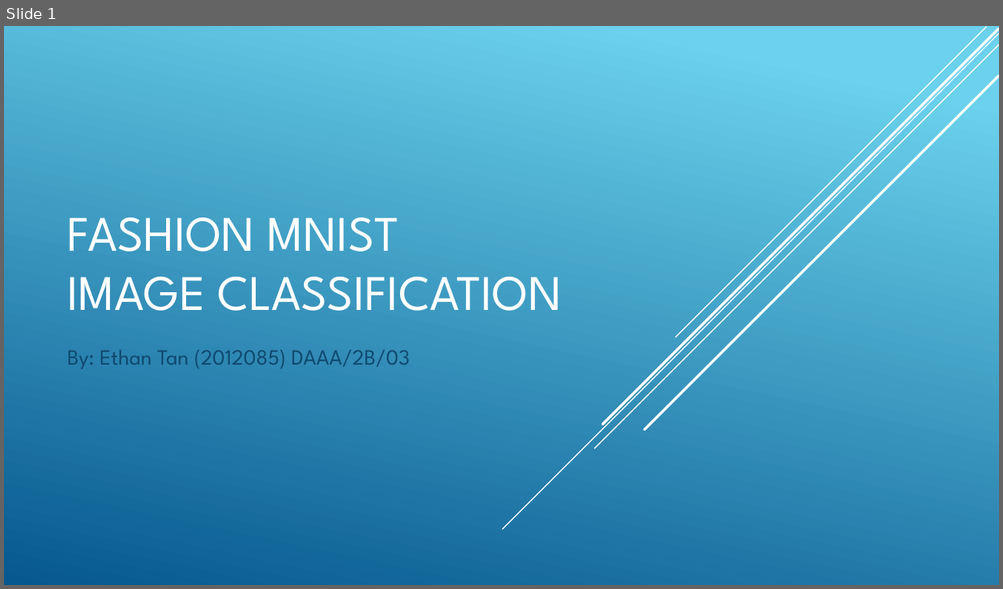
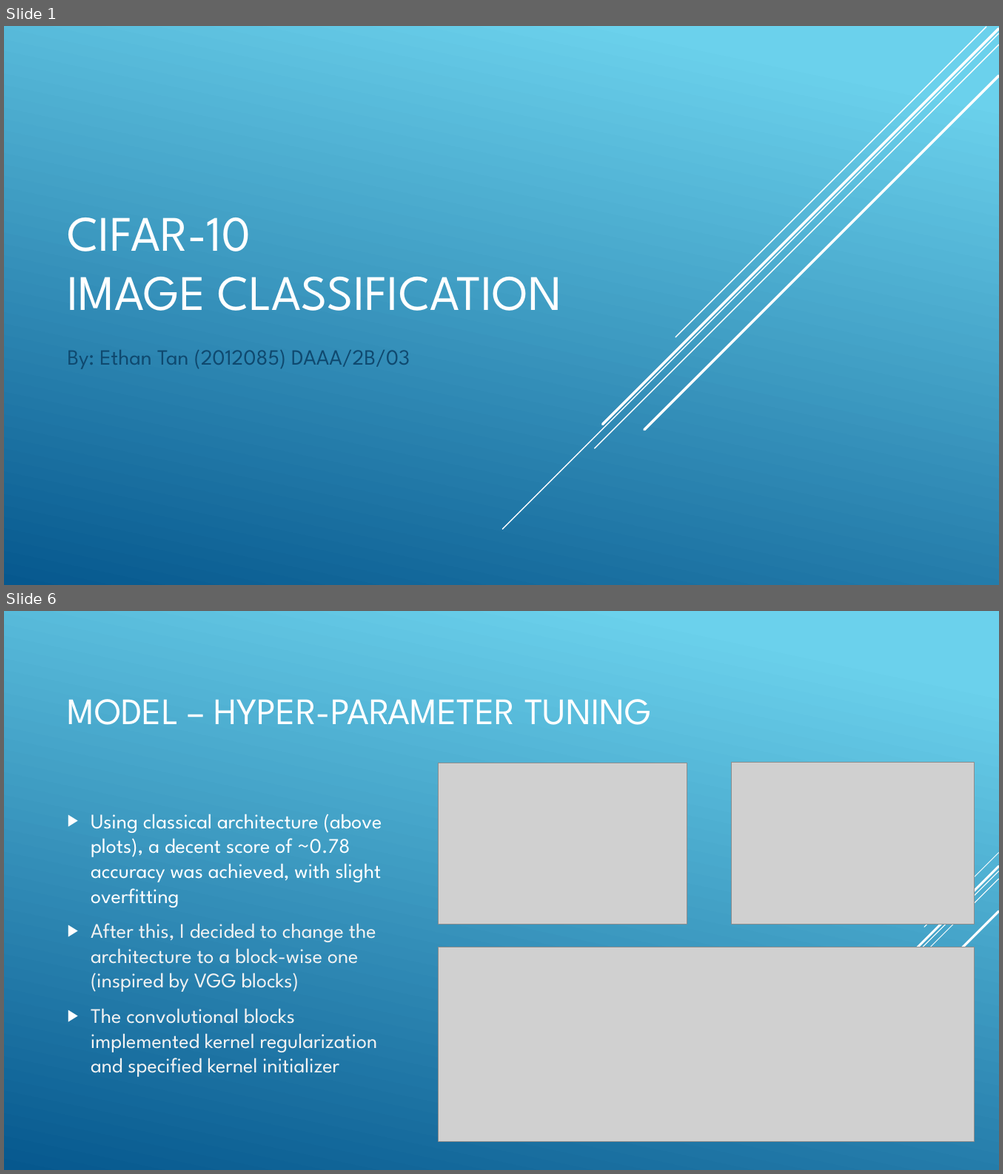
Before and after one commit to ethanolx/Fashion-CIFAR10-CV-py, a slide deck: doc/part-b.pptx. Shown one above the other, each under a label of ours: slide 1 before the commit, slides 1 and 6 after it; the slides between them are not shown. The pictures are 1003x589 and 1003x1174 pixels, drawn with LibreOffice and Linux fonts; fonts in the diff are those of the drawing; grey boxes stand for pictures. Boxes give left, top, right and bottom in pixels: in the first picture for what was removed or moved away, otherwise in the second. Text is boxed around its words. In the diff, an @@ line names an element or a change of style, - is before the commit and + after.

Commit message:
v1.0
 -  Base notebooks done (No conclusions)
 -  Updated all the documentation (besides readme)
 -  Added requirements.txt
 -  Cleaned up models folder

```diff
--- a/doc/part-b.pptx
+++ b/doc/part-b.pptx
@@ slide 6 added at box(4, 611, 999, 1170), background gradient #6ED2EB to #06588E @@
@@ title added at box(68, 699, 651, 725), 36 pt, text #FFFFFF @@
+MODEL – HYPER-PARAMETER TUNING
@@ picture added at box(438, 763, 687, 923) @@
@@ picture added at box(731, 763, 974, 924) @@
@@ text added at box(91, 814, 382, 1077), 20 pt, text #F2F2F2 @@
+▶ Using classical architecture (above plots), a decent score of ~0.78 accuracy was achieved, with slight overfitting
+▶ After this, I decided to change the architecture to a block-wise one (inspired by VGG blocks)
+▶ The convolutional blocks implemented kernel regularization and specified kernel initializer
@@ group added at box(755, 853, 999, 1115): 5 lines @@
@@ picture added at box(438, 948, 974, 1142) @@
@@ slide 1 changed as well @@
@@ title at box(68, 218, 561, 311): text changed @@
-FASHION MNIST
-IMAGE CLASSIFICATION
+CIFAR-10
+IMAGE CLASSIFICATION
```
Also in this commit, not shown: 3 other slides changed, 4 other slides added, 4 slides removed, 9 other files.
